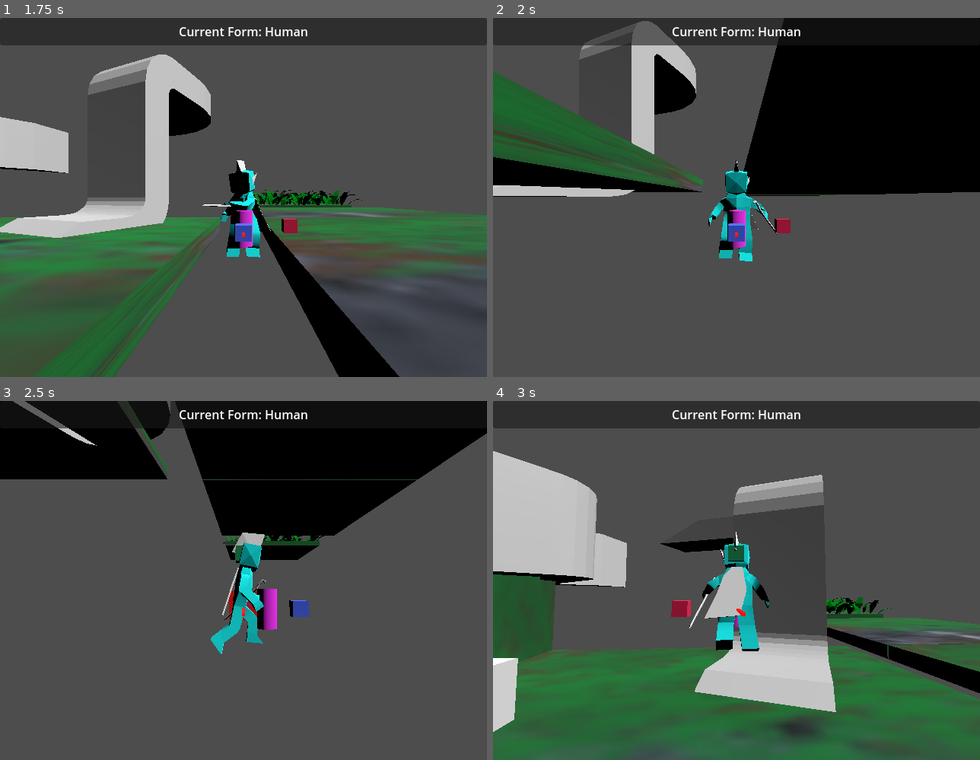
Above: before the commit, frames 1-4 (two rows, left to right).
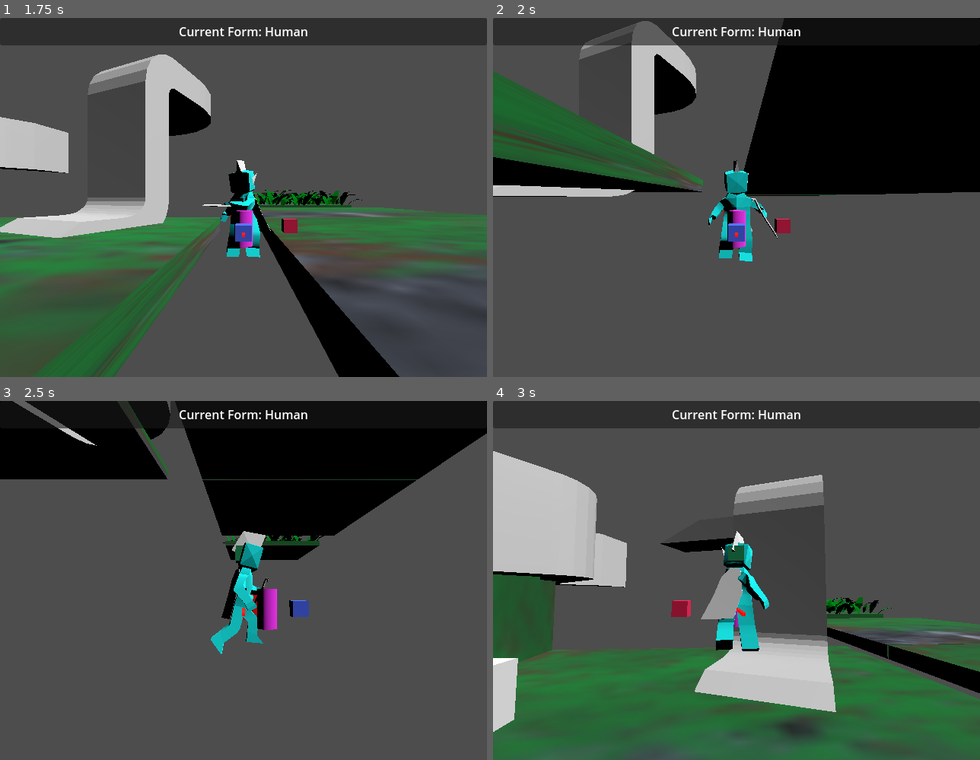
Above: after the commit, the same moments.

Repository: LettucePie/druid
Game: Godot game, scene res://playscenes/play_0.tscn
Two runs of this game, one before a commit and one after it. Both use one fixed random seed, a clock stepped at 60 frames per second and the inputs below.
Inputs (mouse positions are in pixels of both pictures, inside the frame that each line leads up to):
- Up to frame 1 (1.75 s): tap Enter (ui_accept) at 0.5 s; move the mouse to (350, 179) at 0.52 s; hold D (move_right) 0.53-1.28 s; hold Right mouse button (aim) 0.53-1.28 s; tap Space (jump) at 0.77, 1.52 s; move the mouse to (146, 215) at 1.27 s; hold S (move_down) from 1.28 s (still down); tap N (attack) at 1.35 s
- Up to frame 2 (2 s): keep holding S (move_down)
- Up to frame 3 (2.5 s): move the mouse to (292, 501) at 2.02 s; release S (move_down) at 2.03 s; hold D (move_right) from 2.03 s (still down); tap K (cam_down) at 2.1 s
- Up to frame 4 (3 s): move the mouse to (712, 652) at 2.77 s; release D (move_right) at 2.78 s; hold W (move_up) from 2.78 s (still down); tap J (cam_left) at 2.85 s

Frame 1 is identical in both runs. In frame 2, 0.3% of the frame differs, in the area x 44-59%, y 39-62%; in frame 3, 0.5%; in frame 4, 1.5%, in the area x 40-57%, y 36-64%.

Commit message:
wolf model integrated

Diff:
--- a/core/player.gd
+++ b/core/player.gd
@@ -21,14 +21,14 @@
 ## Mesh / Animation Variables
 # Human
 @onready var human_node : Node3D = $human_node
-@onready var human_mesh : MeshInstance3D = $human_node/human_armature/Skeleton3D/human_mesh
+@onready var human_mesh : MeshInstance3D = $human_node/human_model/human_armature/Skeleton3D/human_mesh
 @onready var human_animtree : AnimationTree = $human_animtree
-@onready var human_anim : AnimationPlayer = $human_node/AnimationPlayer
+@onready var human_anim : AnimationPlayer = $human_node/human_model/AnimationPlayer
 # Wolf
 @onready var wolf_node : Node3D = $wolf_node
-@onready var wolf_mesh : MeshInstance3D = $wolf_node/Armature/Skeleton3D/wolfmesh
+@onready var wolf_mesh : MeshInstance3D = $wolf_node/wolf_model/Armature/Skeleton3D/wolfmesh
 @onready var wolf_animtree : AnimationTree = $wolf_animtree
-@onready var wolf_anim : AnimationPlayer = $wolf_node/AnimationPlayer
+@onready var wolf_anim : AnimationPlayer = $wolf_node/wolf_model/AnimationPlayer
 
 ## Iterative Lists
 @onready var animtrees : Array = [
@@ -79,9 +79,7 @@
 var available_forms : Array = [Form.HUMAN, Form.SPIDER, Form.WOLF]
 var current_form : Form = Form.HUMAN
 var current_anim : AnimationTree = human_animtree
-## TODO replace animtree calls with current_anim calls
 var current_mesh : MeshInstance3D = human_mesh
-## TODO replace human_mesh calls with current_mesh calls
 var current_node : Node3D = human_node
 var nearest_interactable : Interactable = null
 var nearby_interactables : Array = []
@@ -134,6 +132,7 @@
 
 func set_form_variables(form : Form):
 	if form == Form.HUMAN:
+		current_node = human_node
 		current_anim = human_animtree
 		current_mesh = human_mesh
 		motion_mode = 0
@@ -145,6 +144,7 @@
 		form_mag_angle = 0.8
 		update_up(Vector3.UP)
 	if form == Form.SPIDER:
+		current_node = human_node
 		current_anim = human_animtree
 		current_mesh = human_mesh
 		motion_mode = 0
@@ -157,6 +157,7 @@
 	if form == Form.RAT:
 		pass
 	if form == Form.WOLF:
+		current_node = wolf_node
 		current_anim = wolf_animtree
 		current_mesh = wolf_mesh
 		motion_mode = 0
@@ -356,9 +357,9 @@
 			if blended_normal.angle_to(get_up_direction()) > 0.1 \
 			and Vector3.UP.angle_to(blended_normal) < climb_angle:
 				update_up(blended_normal)
-				human_mesh.material_override = test_mat_a
+				current_mesh.material_override = test_mat_a
 			else:
-				human_mesh.material_override = test_mat_b
+				current_mesh.material_override = test_mat_b
 
 	## Finally, apply the velocity
 	accelerated_dir = direction * form_speed
--- a/core/player.tscn
+++ b/core/player.tscn
@@ -140,7 +140,7 @@
 
 [node name="human_animtree" type="AnimationTree" parent="."]
 tree_root = SubResource("AnimationNodeBlendTree_yjsvj")
-anim_player = NodePath("../human_node/AnimationPlayer")
+anim_player = NodePath("../human_node/human_model/AnimationPlayer")
 advance_expression_base_node = NodePath("..")
 active = true
 parameters/blend_movement/blend_amount = 0
@@ -149,7 +149,7 @@
 
 [node name="wolf_animtree" type="AnimationTree" parent="."]
 tree_root = SubResource("AnimationNodeBlendTree_s5xfw")
-anim_player = NodePath("../wolf_node/AnimationPlayer")
+anim_player = NodePath("../wolf_node/wolf_model/AnimationPlayer")
 advance_expression_base_node = NodePath("..")
 script = ExtResource("2_4cmwe")
 
@@ -185,73 +185,77 @@
 transform = Transform3D(1, 0, 0, 0, 1, 0, 0, 0, 1, 0, 0.219787, -0.957368)
 shape = SubResource("BoxShape3D_apw7h")
 
-[node name="human_node" parent="." instance=ExtResource("2_dbf1p")]
-
-[node name="human_armature" parent="human_node" index="0"]
+[node name="human_node" type="Node3D" parent="."]
+
+[node name="human_model" parent="human_node" instance=ExtResource("2_dbf1p")]
+
+[node name="human_armature" parent="human_node/human_model" index="0"]
 transform = Transform3D(-0.312618, 0, -2.73299e-08, 0, 0.312618, 0, 2.73299e-08, 0, -0.312618, 0, 0.143265, 0)
 
-[node name="Skeleton3D" parent="human_node/human_armature" index="0"]
-bones/0/position = Vector3(0, -0.136105, -0.10598)
+[node name="Skeleton3D" parent="human_node/human_model/human_armature" index="0"]
+bones/0/position = Vector3(0, -0.138335, -0.10598)
 bones/0/rotation = Quaternion(0.0914123, -0.00244562, -0.0016501, 0.995809)
-bones/1/rotation = Quaternion(-0.0084251, 0.0274247, 0.796744, 0.603636)
+bones/1/rotation = Quaternion(-0.00929861, 0.0236404, 0.796925, 0.603544)
 bones/2/rotation = Quaternion(0.0834039, -0.0313383, 0.324214, 0.941779)
 bones/3/rotation = Quaternion(0.317049, 0.0415371, 0.0138462, 0.947398)
-bones/5/rotation = Quaternion(-0.0165614, -0.0138733, 0.00382023, 0.999759)
+bones/5/rotation = Quaternion(-0.0111361, -0.0138779, 0.00371708, 0.999835)
 bones/6/rotation = Quaternion(-0.0150778, -3.56578e-05, -0.000320333, 0.999886)
 bones/10/position = Vector3(-0.34512, -0.192523, -0.00858107)
-bones/10/rotation = Quaternion(-0.216187, 0.238496, 0.94455, 0.0648764)
-bones/11/rotation = Quaternion(-0.379712, 0.00102994, -0.00283464, 0.9251)
+bones/10/rotation = Quaternion(-0.216063, 0.240291, 0.944095, 0.065287)
+bones/11/rotation = Quaternion(-0.38439, 0.00104428, -0.00282938, 0.923166)
 bones/12/rotation = Quaternion(-0.0599468, -0.00843683, -0.742144, 0.667501)
-bones/13/rotation = Quaternion(-0.0852349, -0.0250014, -0.254789, 0.962909)
+bones/13/rotation = Quaternion(-0.0849463, -0.0243908, -0.256645, 0.962457)
 bones/14/rotation = Quaternion(0.395912, -0.0344117, -0.113618, 0.910582)
 bones/17/position = Vector3(0.358753, -0.19082, -0.0116346)
-bones/17/rotation = Quaternion(0.10005, 0.326669, 0.936103, -0.0835957)
-bones/18/rotation = Quaternion(-0.237293, -0.0955191, -0.0106305, 0.966672)
-
-[node name="ear_a" parent="human_node/human_armature/Skeleton3D" index="0"]
-transform = Transform3D(0.999448, -0.00253311, -0.0331121, -0.00144064, 0.992841, -0.119437, 0.0331776, 0.119419, 0.99229, 0.000675778, 1.70599, 0.19018)
+bones/17/rotation = Quaternion(0.0997444, 0.330086, 0.934904, -0.0839606)
+bones/18/rotation = Quaternion(-0.242546, -0.0954599, -0.0111497, 0.965368)
+
+[node name="ear_a" parent="human_node/human_model/human_armature/Skeleton3D" index="0"]
+transform = Transform3D(0.999448, -0.00253311, -0.0331121, -0.00180065, 0.991486, -0.1302, 0.03316, 0.130188, 0.990935, 0.000675779, 1.70262, 0.198685)
 bone_idx = 7
 
-[node name="hair_a" parent="human_node/human_armature/Skeleton3D" index="1"]
-transform = Transform3D(0.999448, -0.00253311, -0.0331121, -0.00144064, 0.992841, -0.119437, 0.0331776, 0.119419, 0.99229, 0.00858761, 2.12636, -0.0299037)
+[node name="hair_a" parent="human_node/human_model/human_armature/Skeleton3D" index="1"]
+transform = Transform3D(0.999448, -0.00253311, -0.0331121, -0.00180065, 0.991486, -0.1302, 0.03316, 0.130188, 0.990935, 0.00858762, 2.12536, -0.0168236)
 bone_idx = 8
 
-[node name="cape" parent="human_node/human_armature/Skeleton3D" index="2"]
-transform = Transform3D(0.999449, -0.0329398, 0.00416954, 0.0331617, 0.996549, -0.0760992, -0.00164846, 0.0761955, 0.997092, -0.0395435, 1.21264, -0.303456)
+[node name="cape" parent="human_node/human_model/human_armature/Skeleton3D" index="2"]
+transform = Transform3D(0.999449, -0.0329398, 0.00416953, 0.0331776, 0.995663, -0.0869166, -0.00128843, 0.0870071, 0.996207, -0.0395435, 1.21466, -0.300277)
 bone_idx = 9
 
-[node name="staff_a" parent="human_node/human_armature/Skeleton3D" index="3"]
-transform = Transform3D(0.376618, -0.304343, 0.874948, 0.863949, 0.456225, -0.21319, -0.33429, 0.836202, 0.43476, 1.4081, 0.0576588, 0.207162)
+[node name="staff_a" parent="human_node/human_model/human_armature/Skeleton3D" index="3"]
+transform = Transform3D(0.380267, -0.303012, 0.873831, 0.862539, 0.457182, -0.21682, -0.333801, 0.836163, 0.435211, 1.40509, 0.0525423, 0.207359)
 bone_idx = 16
 
-[node name="standin_floor" parent="human_node" index="1"]
+[node name="standin_floor" parent="human_node/human_model" index="1"]
 visible = false
 
-[node name="AnimationPlayer" parent="human_node" index="2"]
+[node name="AnimationPlayer" parent="human_node/human_model" index="2"]
 reset_on_save = false
 libraries = {
 "": SubResource("AnimationLibrary_jxakw"),
 "coded": ExtResource("20_38tol")
 }
 
-[node name="normal_gizmo" type="Node3D" parent="human_node"]
-
-[node name="z" type="MeshInstance3D" parent="human_node/normal_gizmo"]
+[node name="normal_gizmo" type="Node3D" parent="human_node/human_model"]
+
+[node name="z" type="MeshInstance3D" parent="human_node/human_model/normal_gizmo"]
 transform = Transform3D(1, 0, 0, 0, 1, 0, 0, 0, 1, 0, 0, -0.707599)
 mesh = SubResource("BoxMesh_55uq3")
-skeleton = NodePath("../../..")
-
-[node name="y" type="MeshInstance3D" parent="human_node/normal_gizmo"]
+skeleton = NodePath("../../../..")
+
+[node name="y" type="MeshInstance3D" parent="human_node/human_model/normal_gizmo"]
 transform = Transform3D(1, 0, 0, 0, 1, 0, 0, 0, 1, 0, 0.69777, 0.000264585)
 mesh = SubResource("BoxMesh_chb3p")
-skeleton = NodePath("../../..")
-
-[node name="x" type="MeshInstance3D" parent="human_node/normal_gizmo"]
+skeleton = NodePath("../../../..")
+
+[node name="x" type="MeshInstance3D" parent="human_node/human_model/normal_gizmo"]
 transform = Transform3D(1, 0, 0, 0, 1, 0, 0, 0, 1, -0.708, 0, 0)
 mesh = SubResource("BoxMesh_aftjj")
-skeleton = NodePath("../../..")
-
-[node name="wolf_node" parent="." instance=ExtResource("23_4u3jf")]
+skeleton = NodePath("../../../..")
+
+[node name="wolf_node" type="Node3D" parent="."]
+
+[node name="wolf_model" parent="wolf_node" instance=ExtResource("23_4u3jf")]
 transform = Transform3D(-0.115452, 0, -1.00931e-08, 0, 0.115452, 0, 1.00931e-08, 0, -0.115452, 0, 0.075846, 0)
 
 [node name="cam_dial" type="Node3D" parent="."]
@@ -294,7 +298,7 @@
 [connection signal="body_exited" from="swivel_ring/hitbox_small" to="." method="_on_hitbox_detection" binds= [false, false]]
 [connection signal="body_entered" from="swivel_ring/hitbox_big" to="." method="_on_hitbox_detection" binds= [true, true]]
 [connection signal="body_exited" from="swivel_ring/hitbox_big" to="." method="_on_hitbox_detection" binds= [true, false]]
-[connection signal="animation_finished" from="human_node/AnimationPlayer" to="human_animtree" method="_on_animation_player_animation_finished"]
-
-[editable path="human_node"]
-[editable path="wolf_node"]
+[connection signal="animation_finished" from="human_node/human_model/AnimationPlayer" to="human_animtree" method="_on_animation_player_animation_finished"]
+
+[editable path="human_node/human_model"]
+[editable path="wolf_node/wolf_model"]
